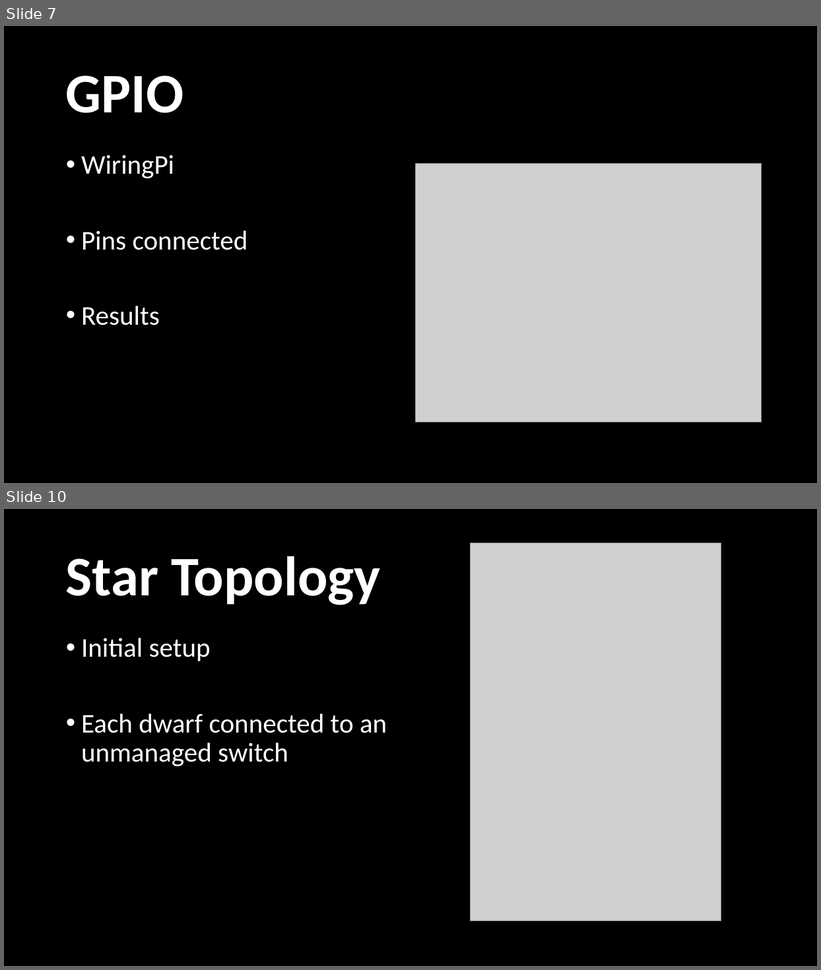
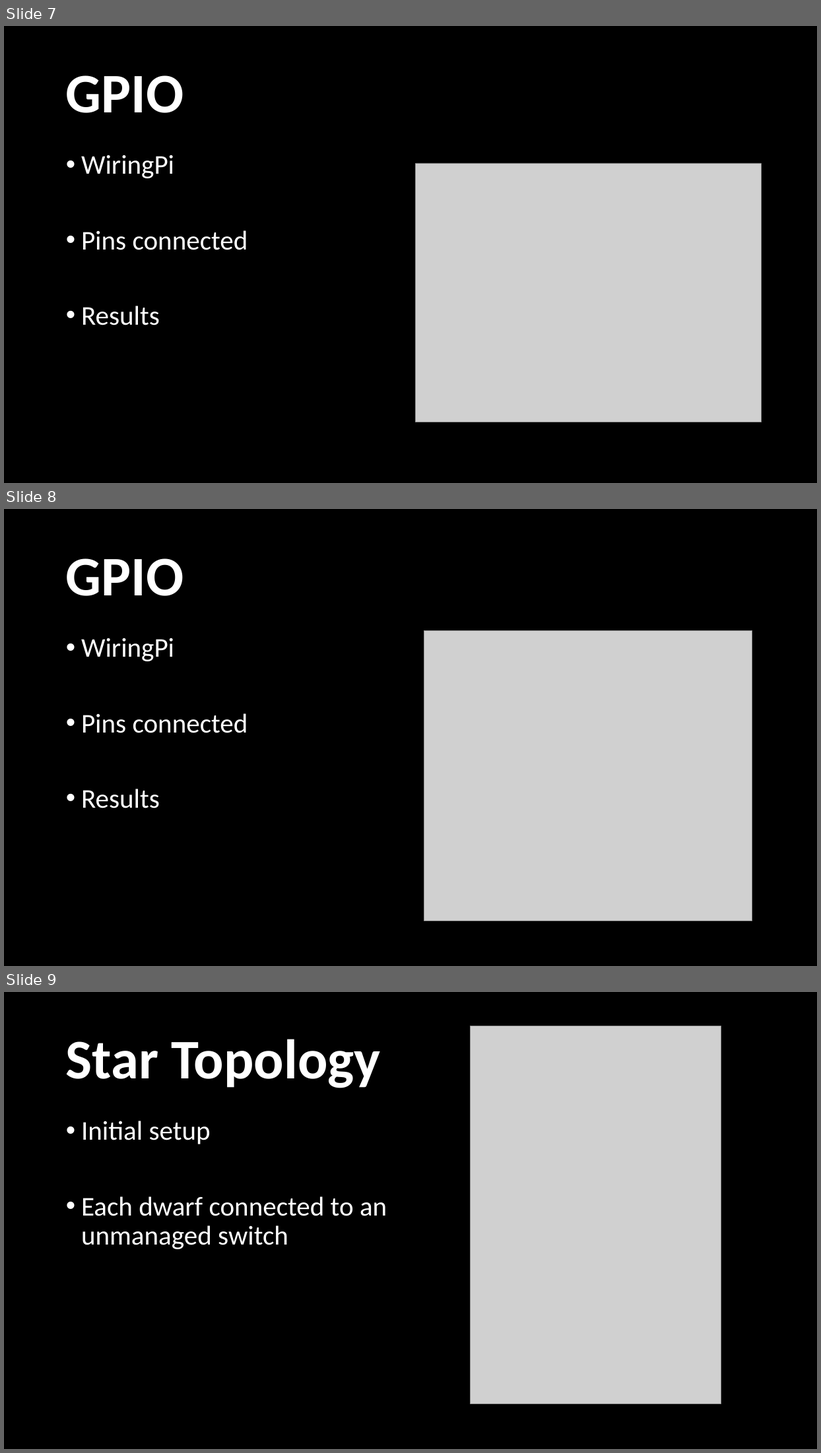
Before and after one commit to SDSMT-CSC464-F15/arm, a slide deck: Documents/ClientPresent3FOREAL.pptx. Shown one above the other, each under a label of ours: slides 7 and 10 before the commit, slides 7, 8 and 9 after it; the slides between them are not shown. The pictures are 821x970 and 821x1453 pixels, drawn with LibreOffice and Linux fonts; fonts in the diff are those of the drawing; grey boxes stand for pictures. Boxes give left, top, right and bottom in pixels: in the first picture for what was removed or moved away, otherwise in the second. Text is boxed around its words. In the diff, an @@ line names an element or a change of style, - is before the commit and + after.

```diff
--- a/Documents/ClientPresent3FOREAL.pptx
+++ b/Documents/ClientPresent3FOREAL.pptx
@@ slide 8 added at box(4, 509, 817, 966), background #000000 @@
@@ title added at box(66, 559, 184, 596), 66 pt, text #FFFFFF, bold @@
+GPIO
@@ text added at box(81, 638, 248, 809), 32 pt, text #FFFFFF @@
+• WiringPi
+• Pins connected
+• Results
@@ picture added at box(424, 631, 752, 921) @@
@@ what was slide 10 is now slide 9 @@
```
Also in this commit, not shown: 3 slides changed, 2 slides removed.
